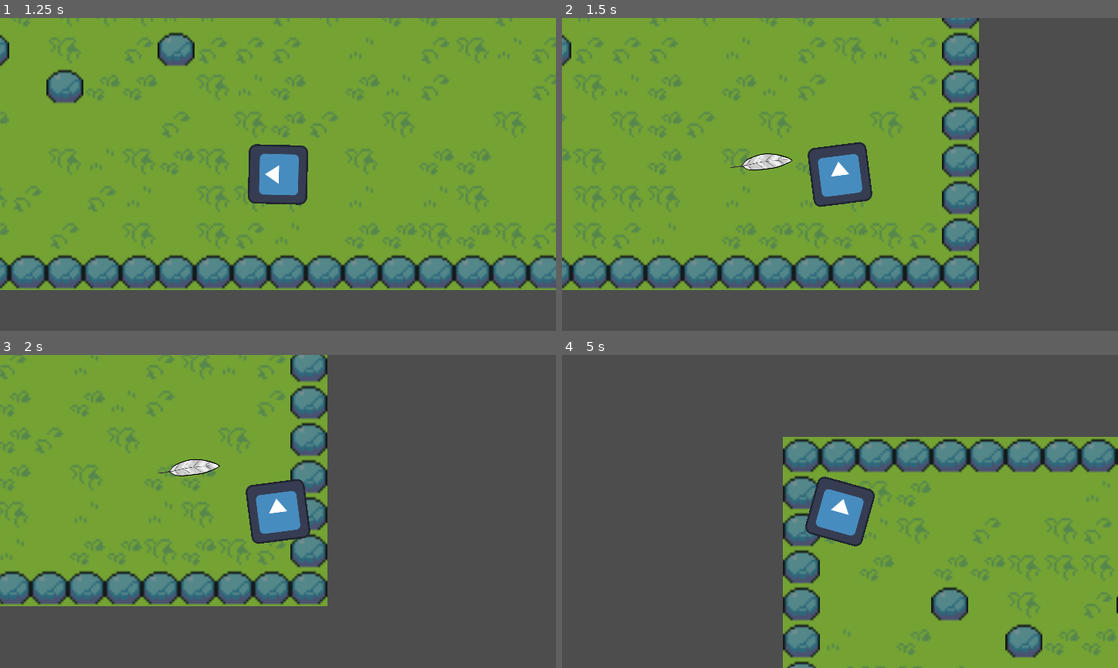
Above: before the commit, frames 1-4 (two rows, left to right).
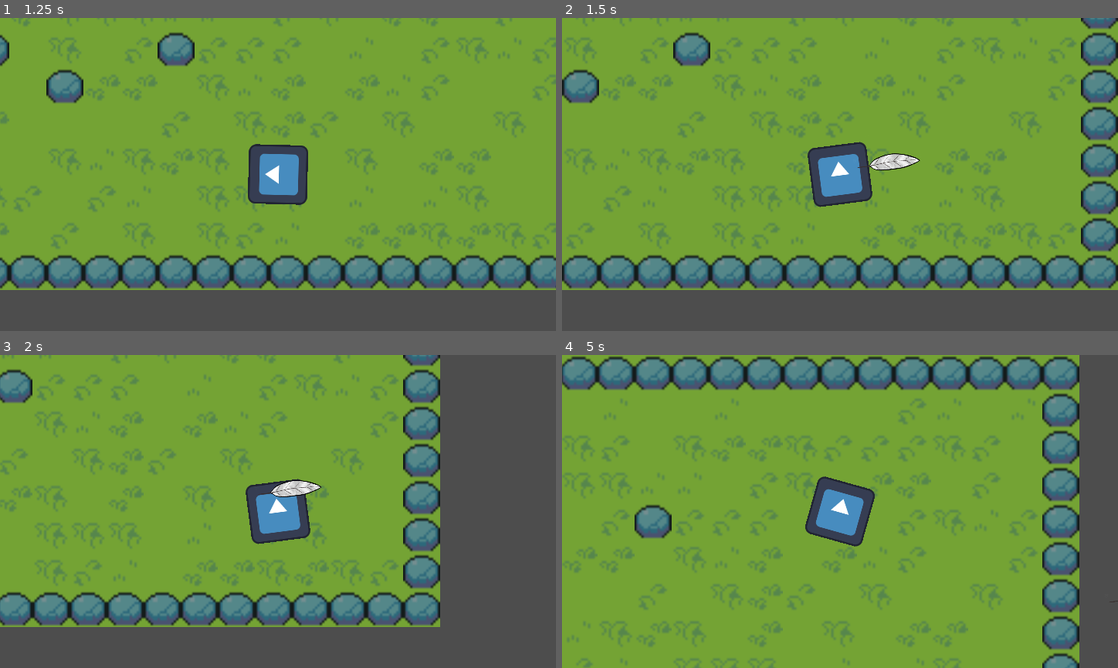
Above: after the commit, the same moments.

Repository: TBfl1pzn/Laughocalypse
Game: Godot game, scene res://main_menu.tscn
Same seed, same stepped clock (60 frames per second), same inputs: the game is played once before the commit and once after it. The project has no main scene, so this scene is started directly. The engine's default icon, where the game draws it, is replaced by a stand-in: a white triangle on a blue panel in a dark square.
Inputs (mouse positions are in pixels of both pictures, inside the frame that each line leads up to):
- Up to frame 1 (1.25 s): click "Play" at 0.5 s
- Up to frame 2 (1.5 s): tap Enter at 1.25 s; move the mouse to (962, 158) at 1.27 s; hold D (move_right) from 1.28 s (still down); hold Space (shoot) from 1.28 s (still down)
- Up to frame 3 (2 s): keep holding D (move_right); keep holding Space (shoot)
- Up to frame 4 (5 s): move the mouse to (728, 527) at 2.02 s; release D (move_right) at 2.03 s; release Space (shoot) at 2.03 s; hold Down (move_down) 2.03-2.78 s; tap Space (shoot) at 2.1, 3.6 s; move the mouse to (895, 442) at 2.77 s; hold D (move_right) 2.78-3.53 s; hold Space (shoot) 2.78-3.53 s; move the mouse to (812, 574) at 3.52 s; hold Up (move_up) 3.53-4.28 s; move the mouse to (1006, 558) at 4.27 s; hold A (move_left) from 4.28 s (still down); hold Space (shoot) from 4.28 s (still down)

Frame 1 is identical in both runs. In frame 2, 35% of the frame differs, in the area x 0-100%, y 0-87%; in frame 3, 34%; in frame 4, 72%, in the area x 0-100%, y 0-100%.

Commit message:
Fix player speed and input handling

Diff:
--- a/Laughocalypse/project.godot
+++ b/Laughocalypse/project.godot
@@ -18,11 +18,6 @@
 [autoload]
 
 Global="*res://scenes/global.gd"
-
-[debug]
-
-settings/stdout/print_fps=true
-settings/stdout/verbose_stdout=true
 
 [display]
 
--- a/Laughocalypse/scenes/main.tscn
+++ b/Laughocalypse/scenes/main.tscn
@@ -9,6 +9,5 @@
 
 [node name="Player" parent="World" instance=ExtResource("1_yra78")]
 position = Vector2(196, 126)
-speed = 400
 
 [node name="Camera2D" type="Camera2D" parent="World/Player"]
--- a/Laughocalypse/scenes/player.gd
+++ b/Laughocalypse/scenes/player.gd
@@ -1,6 +1,6 @@
 extends CharacterBody2D
 
-@export var speed = 400 # How fast the player will move (pixels/sec).
+@export var speed = 100 # How fast the player will move (pixels/sec).
 var screen_size # Size of the game window.
 var feather_spawn: Marker2D
 @export var feather_scene: PackedScene
@@ -11,31 +11,12 @@
 	screen_size = get_viewport_rect().size
 
 func handleInput():
-	var moveDirection = Input.get_vector("ui_left", "ui_right", "ui_up", "ui_down")
+	var moveDirection = Input.get_vector("move_left", "move_right", "move_up", "move_down")
 	velocity = moveDirection * speed
 
 # Called every frame. 'delta' is the elapsed time since the previous frame.
 func _process(delta):
 	look_at(get_global_mouse_position())
-
-	var velocity = Vector2.ZERO # The player's movement vector.
-	if Input.is_action_pressed("move_right"):
-		print("move_right")
-		velocity.x += 1
-	if Input.is_action_pressed("move_left"):
-		print("move_left")
-		velocity.x -= 1
-	if Input.is_action_pressed("move_down"):
-		print("move_down")
-		velocity.y += 1
-	if Input.is_action_pressed("move_up"):
-		print("move_up")
-		velocity.y -= 1
-
-	if velocity.length() > 0:
-		velocity = velocity.normalized() * speed
-
-	position += velocity * delta
 
 	if Input.is_action_pressed("shoot"):
 		if Global.feather_number == 1:
Not shown: 1 places in Laughocalypse/scenes/main.tscn that only renumber resources
